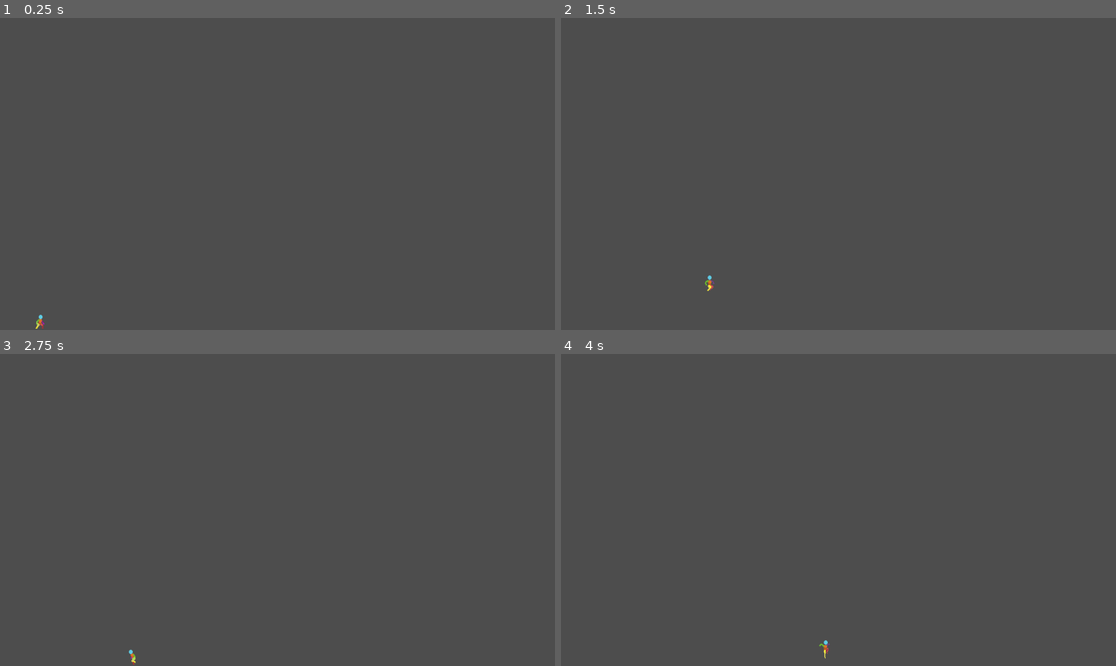
Above: before the commit, frames 1-4 (two rows, left to right).
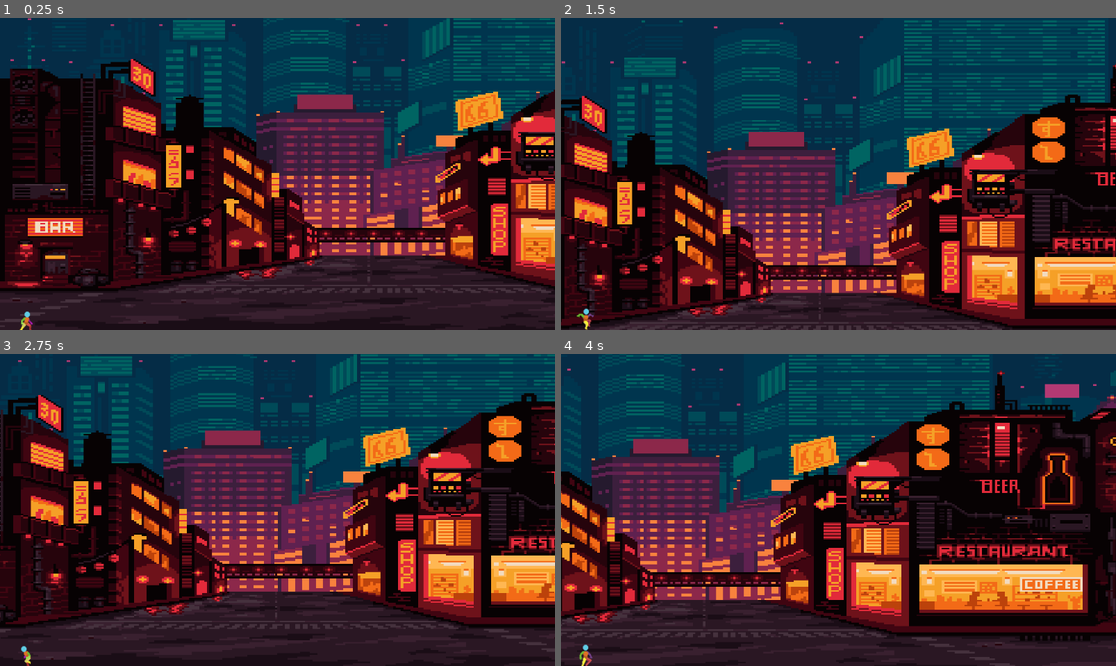
Above: after the commit, the same moments.

Repository: FileNomad/Game
Game: Godot game, scene res://game.tscn
Two runs of this game, one before a commit and one after it. Both use one fixed random seed, a clock stepped at 60 frames per second and the inputs below. Before the commit the project has no main scene; this scene is started directly in both runs.
Inputs:
- Up to frame 1 (0.25 s): no input
- Up to frame 2 (1.5 s): tap Enter at 0.5 s; hold D (move_right) from 0.53 s (still down); tap S (roll) at 0.6, 1.35 s; tap Space (jump) at 0.77 s
- Up to frame 3 (2.75 s): tap Space (jump) at 1.52 s; release D (move_right) at 2.03 s; hold A (move_left) from 2.03 s (still down); tap S (roll) at 2.1 s
- Up to frame 4 (4 s): release A (move_left) at 2.78 s; hold D (move_right) from 2.78 s (still down); tap S (roll) at 2.85, 3.6 s; tap Space (jump) at 3.02, 3.77 s

The runs differ from the first frame. In frame 1, 100% of the frame differs, in the area x 0-100%, y 0-100%; in frame 2, 100%; in frame 3, 100%; in frame 4, 100%.

Commit message:
Added wallpaper and cleaned up movement code.

Diff:
--- a/character.gd
+++ b/character.gd
@@ -10,7 +10,6 @@
 @onready var screen_size = get_viewport_rect().size
 
 func _physics_process(delta: float) -> void:
-	screen_wrap()
 	var direction = Vector2.ZERO
 	if Input.is_action_pressed("move_left"):
 		direction.x -= 1
@@ -55,7 +54,3 @@
 		else:
 			anim.play("jump")
 			is_idle = false
-
-func screen_wrap():
-	if position.x > screen_size.x:
-		position.x = 0
--- a/game.gd
+++ b/game.gd
@@ -25,7 +25,3 @@
 	var edges = get_character_edges()
 	var left_edge = edges[0]
 	var right_edge = edges[1]
-	print(left_edge)
-	print(screen_right)
-	if left_edge >= screen_right:
-		character.global_position.x = screen_left - (character_shape.size.x * 0.5)
--- a/game.tscn
+++ b/game.tscn
@@ -1,27 +1,29 @@
-[gd_scene load_steps=4 format=3 uid="uid://cdf7cv0yya2ai"]
+[gd_scene load_steps=5 format=3 uid="uid://cdf7cv0yya2ai"]
 
 [ext_resource type="PackedScene" uid="uid://bet2yy2vwkpdl" path="res://player.tscn" id="1_80nbo"]
+[ext_resource type="PackedScene" uid="uid://ddnh776nl6lt4" path="res://parallax_bg.tscn" id="2_e2o6t"]
 
 [sub_resource type="GDScript" id="GDScript_80nbo"]
 script/source = "extends Node2D
-
-
 "
 
 [sub_resource type="RectangleShape2D" id="RectangleShape2D_80nbo"]
-size = Vector2(1930.25, 10)
+size = Vector2(6140.25, 5)
 
 [node name="Game" type="Node2D"]
 script = SubResource("GDScript_80nbo")
 
 [node name="StaticBody2D" type="StaticBody2D" parent="."]
 
-[node name="CollisionShape2D" type="CollisionShape2D" parent="StaticBody2D"]
-position = Vector2(960.875, 1080)
+[node name="floor" type="CollisionShape2D" parent="StaticBody2D"]
+position = Vector2(3065.88, 1082.5)
 shape = SubResource("RectangleShape2D_80nbo")
 
+[node name="parallax_bg" parent="." instance=ExtResource("2_e2o6t")]
+
 [node name="character" parent="." instance=ExtResource("1_80nbo")]
-position = Vector2(139, 1050)
+position = Vector2(92, 1041)
 
-[node name="Camera2D" type="Camera2D" parent="."]
+[node name="Camera2D" type="Camera2D" parent="character"]
+position = Vector2(-92, -1041)
 offset = Vector2(960, 540)
--- /dev/null
+++ b/parallax_bg.tscn
@@ -0,0 +1,58 @@
+[gd_scene load_steps=4 format=3 uid="uid://ddnh776nl6lt4"]
+
+[ext_resource type="Texture2D" uid="uid://dmhpy0siunfiq" path="res://backgrounds/cyberpunk-street-files/Assets/Version 1/PNG/layers/far-buildings.png" id="1_mpgnx"]
+[ext_resource type="Texture2D" uid="uid://df801ugxdipef" path="res://backgrounds/cyberpunk-street-files/Assets/Version 1/PNG/layers/back-buildings.png" id="2_vu0s6"]
+[ext_resource type="Texture2D" uid="uid://c1v8xqck4mcq1" path="res://backgrounds/cyberpunk-street-files/Assets/Version 1/PNG/layers/foreground.png" id="3_5iflt"]
+
+[node name="parallax_bg" type="Node2D"]
+
+[node name="ParallaxBackground" type="ParallaxBackground" parent="."]
+
+[node name="ParallaxLayer" type="ParallaxLayer" parent="ParallaxBackground"]
+texture_filter = 1
+
+[node name="far_back" type="Sprite2D" parent="ParallaxBackground/ParallaxLayer"]
+texture_filter = 1
+position = Vector2(0, -216)
+scale = Vector2(11.9687, 6.75)
+texture = ExtResource("1_mpgnx")
+centered = false
+
+[node name="ParallaxLayer2" type="ParallaxLayer" parent="ParallaxBackground"]
+texture_filter = 1
+
+[node name="mid_ground" type="Sprite2D" parent="ParallaxBackground/ParallaxLayer2"]
+texture_filter = 1
+scale = Vector2(11.9688, 5.625)
+texture = ExtResource("2_vu0s6")
+centered = false
+
+[node name="ParallaxLayer3" type="ParallaxLayer" parent="ParallaxBackground"]
+texture_filter = 1
+
+[node name="foreground" type="Sprite2D" parent="ParallaxBackground/ParallaxLayer3"]
+texture_filter = 1
+scale = Vector2(8.70455, 5.625)
+texture = ExtResource("3_5iflt")
+centered = false
+
+[node name="far_back" type="Sprite2D" parent="."]
+texture_filter = 1
+position = Vector2(3072, -216)
+scale = Vector2(11.9687, 6.75)
+texture = ExtResource("1_mpgnx")
+centered = false
+
+[node name="mid_ground" type="Sprite2D" parent="."]
+texture_filter = 1
+position = Vector2(3456, 0)
+scale = Vector2(10.4688, 5.625)
+texture = ExtResource("2_vu0s6")
+centered = false
+
+[node name="foreground" type="Sprite2D" parent="."]
+texture_filter = 1
+position = Vector2(3064, 0)
+scale = Vector2(8.70455, 5.625)
+texture = ExtResource("3_5iflt")
+centered = false
--- a/player.tscn
+++ b/player.tscn
@@ -199,7 +199,7 @@
 }],
 "loop": true,
 "name": &"dash",
-"speed": 12.0
+"speed": 14.0
 }, {
 "frames": [{
 "duration": 1.0,
@@ -234,7 +234,7 @@
 }],
 "loop": true,
 "name": &"idle",
-"speed": 12.0
+"speed": 14.0
 }, {
 "frames": [{
 "duration": 1.0,
@@ -257,7 +257,7 @@
 }],
 "loop": true,
 "name": &"jump",
-"speed": 12.0
+"speed": 14.0
 }, {
 "frames": [{
 "duration": 1.0,
@@ -283,7 +283,7 @@
 }],
 "loop": true,
 "name": &"roll",
-"speed": 12.0
+"speed": 14.0
 }, {
 "frames": [{
 "duration": 1.0,
@@ -312,19 +312,20 @@
 }],
 "loop": true,
 "name": &"run",
-"speed": 12.0
+"speed": 14.0
 }]
 
 [sub_resource type="RectangleShape2D" id="RectangleShape2D_kdubu"]
-size = Vector2(43, 58)
+size = Vector2(61, 80)
 
 [node name="character" type="CharacterBody2D"]
 script = ExtResource("1_q6r6c")
 
 [node name="AnimatedSprite2D" type="AnimatedSprite2D" parent="."]
-scale = Vector2(1.625, 1.83333)
+scale = Vector2(2.33333, 2.45833)
 sprite_frames = SubResource("SpriteFrames_ornx7")
-animation = &"run"
+animation = &"idle"
 
 [node name="CollisionShape2D" type="CollisionShape2D" parent="."]
+position = Vector2(-6.5, 0)
 shape = SubResource("RectangleShape2D_kdubu")
--- a/project.godot
+++ b/project.godot
@@ -11,6 +11,7 @@
 [application]
 
 config/name="Practice"
+run/main_scene="uid://cdf7cv0yya2ai"
 config/features=PackedStringArray("4.4", "Mobile")
 
 [display]
Binary file added: backgrounds/cyberpunk-street-files/Assets/Version 1/PNG/cyberpunk-street.png
Binary file added: backgrounds/cyberpunk-street-files/Assets/Version 1/PNG/layers/back-buildings.png
Binary file added: backgrounds/cyberpunk-street-files/Assets/Version 1/PNG/layers/far-buildings.png
Binary file added: backgrounds/cyberpunk-street-files/Assets/Version 1/PNG/layers/foreground.png
Binary file added: backgrounds/cyberpunk-street-files/Assets/Version 2/Layers/back.png
Binary file added: backgrounds/cyberpunk-street-files/Assets/Version 2/Layers/foreground-empty.png
Binary file added: backgrounds/cyberpunk-street-files/Assets/Version 2/Layers/foreground.png
Binary file added: backgrounds/cyberpunk-street-files/Assets/Version 2/Layers/middle.png
Binary file added: backgrounds/cyberpunk-street-files/Assets/Version 2/Previews/city.png
Binary file added: backgrounds/cyberpunk-street-files/Assets/city skyline/Layers/back.png
Binary file added: backgrounds/cyberpunk-street-files/Assets/city skyline/Layers/buildings.png
Binary file added: backgrounds/cyberpunk-street-files/Assets/city skyline/Layers/front.png
(and 9 more such lines)
